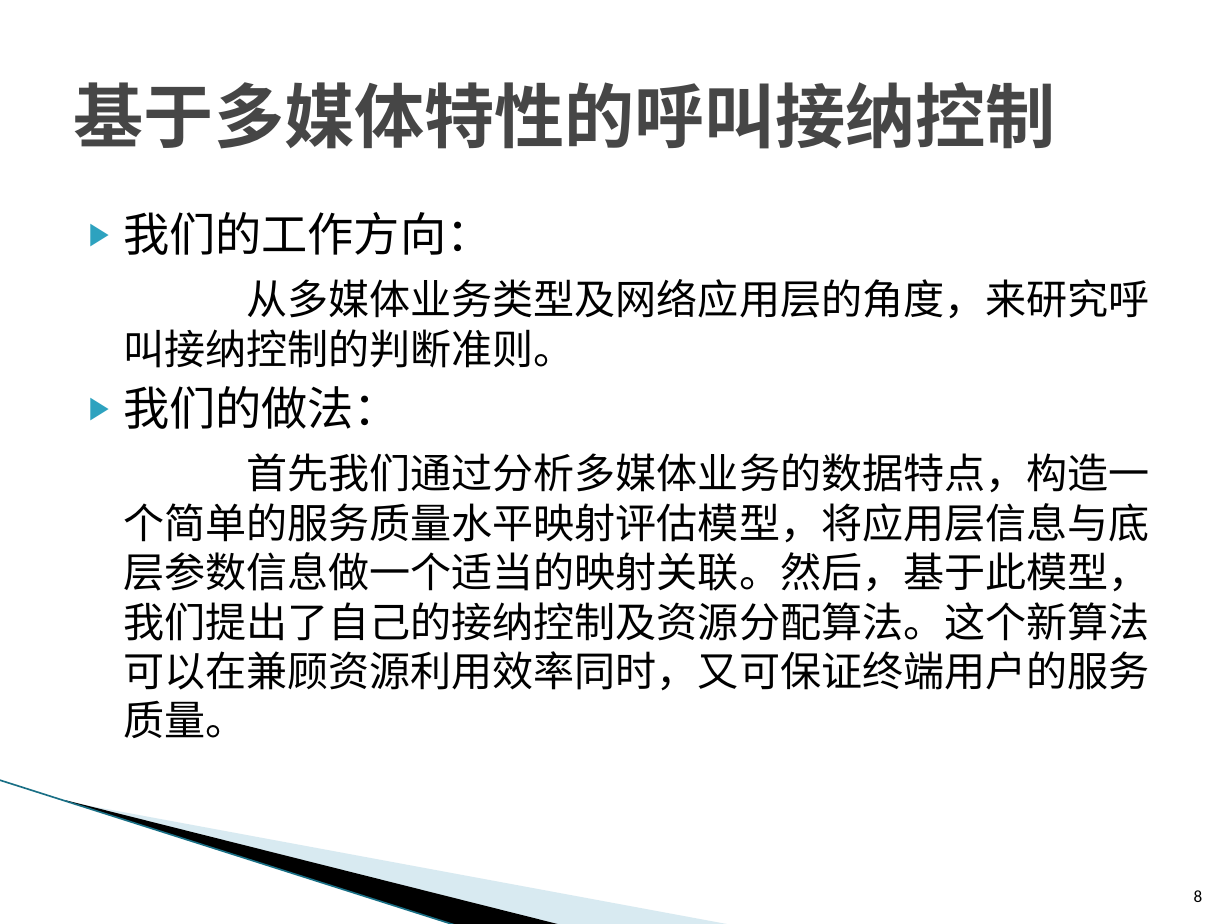
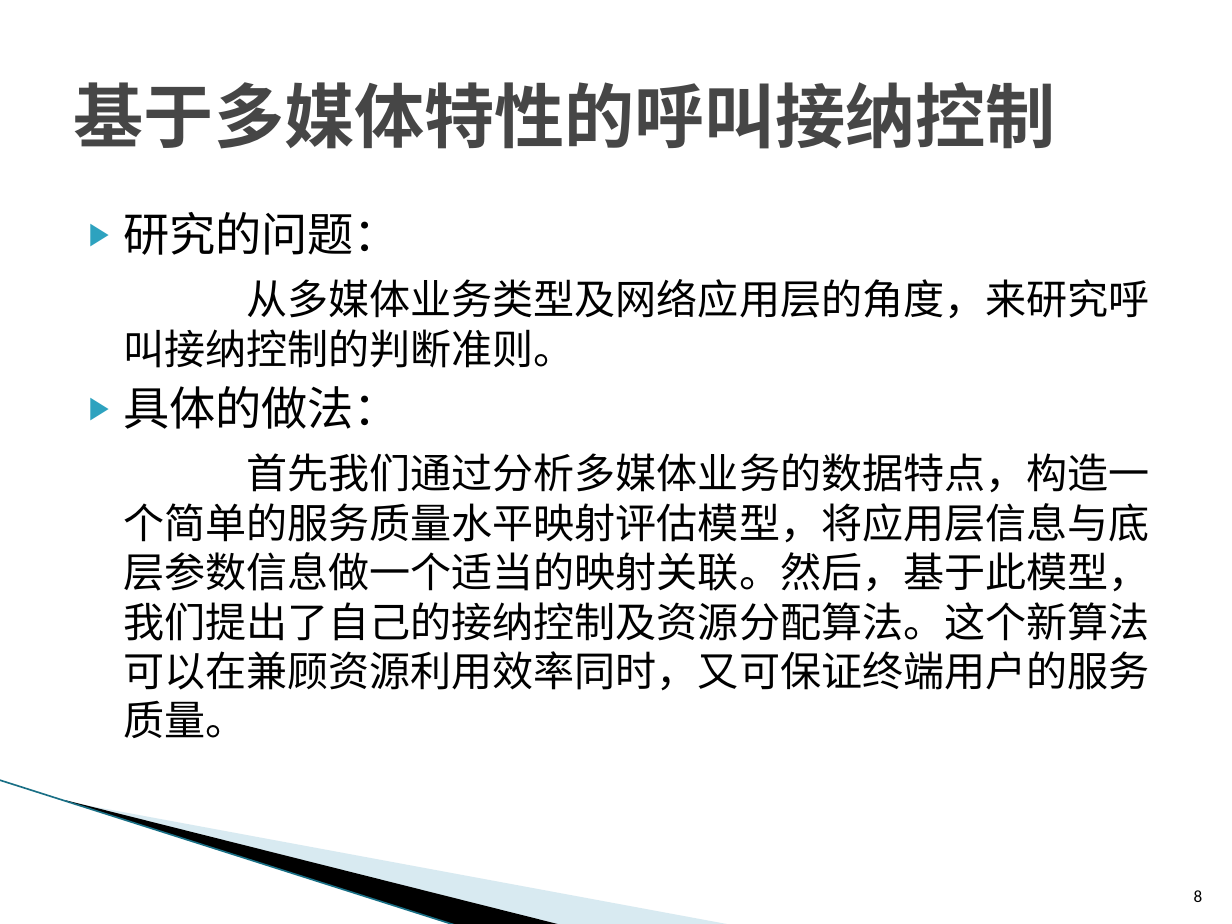
Before and after one commit to ZhiweiYAN/yzw_thesis, a slide deck: slide 8 of defense_phd.pptx. Drawn at 1232x924 pixels with LibreOffice and Linux fonts; fonts in the diff are those of the drawing; background and template pictures are left out. Boxes give left, top, right and bottom in pixels: in the first picture for what was removed or moved away, otherwise in the second. Text is boxed around its words. In the diff, an @@ line names an element or a change of style, - is before the commit and + after.

```diff
--- a/defense_phd.pptx
+++ b/defense_phd.pptx
@@ text at box(123, 212, 400, 255): text changed @@
-▶ 我们的工作方向：
+▶ 研究的问题：
@@ text at box(123, 386, 400, 429): text changed @@
-▶ 我们的做法：
+▶ 具体的做法：
```
Also in this commit, not shown: 1 other slide changed, 21 slides added, 1 other file.
